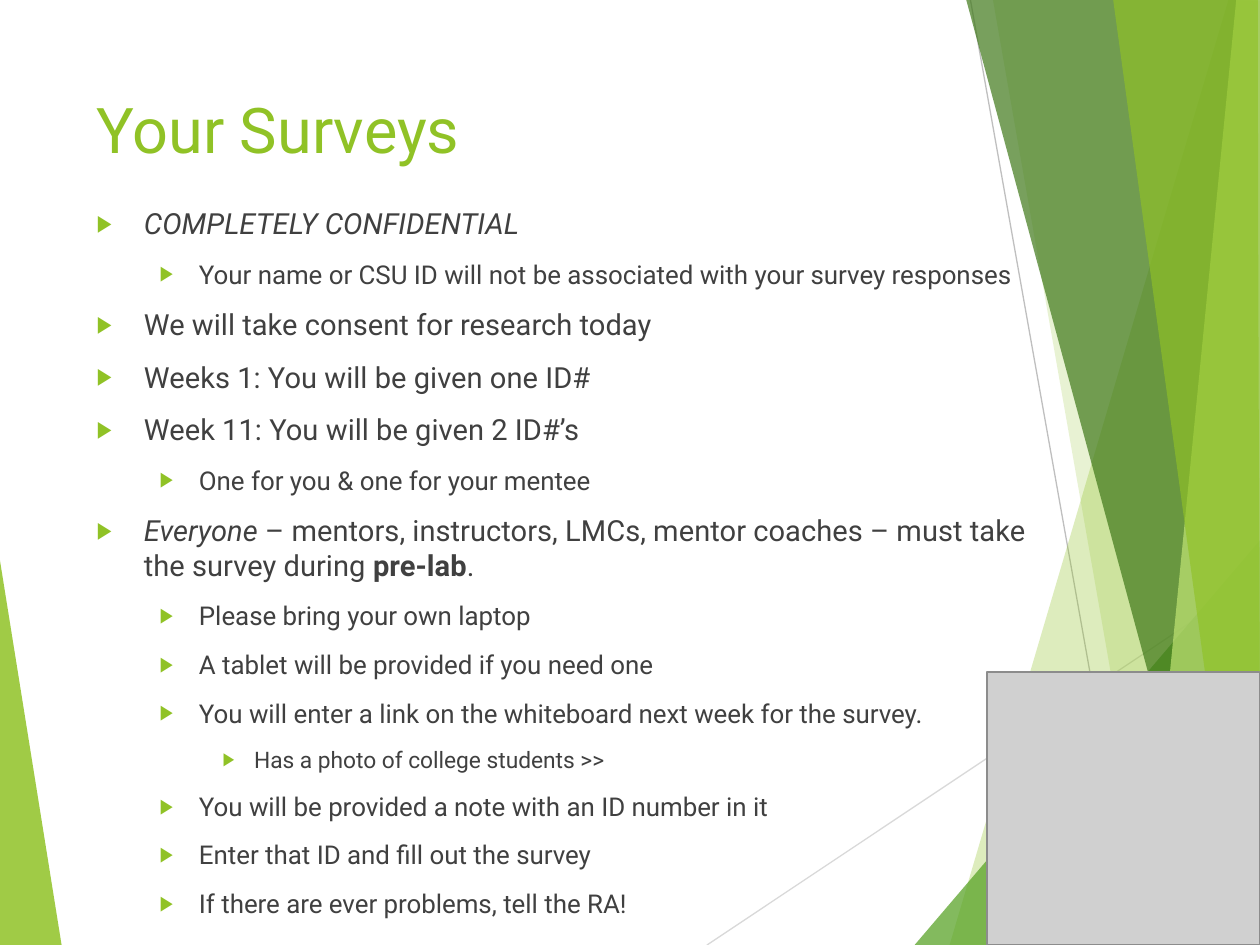
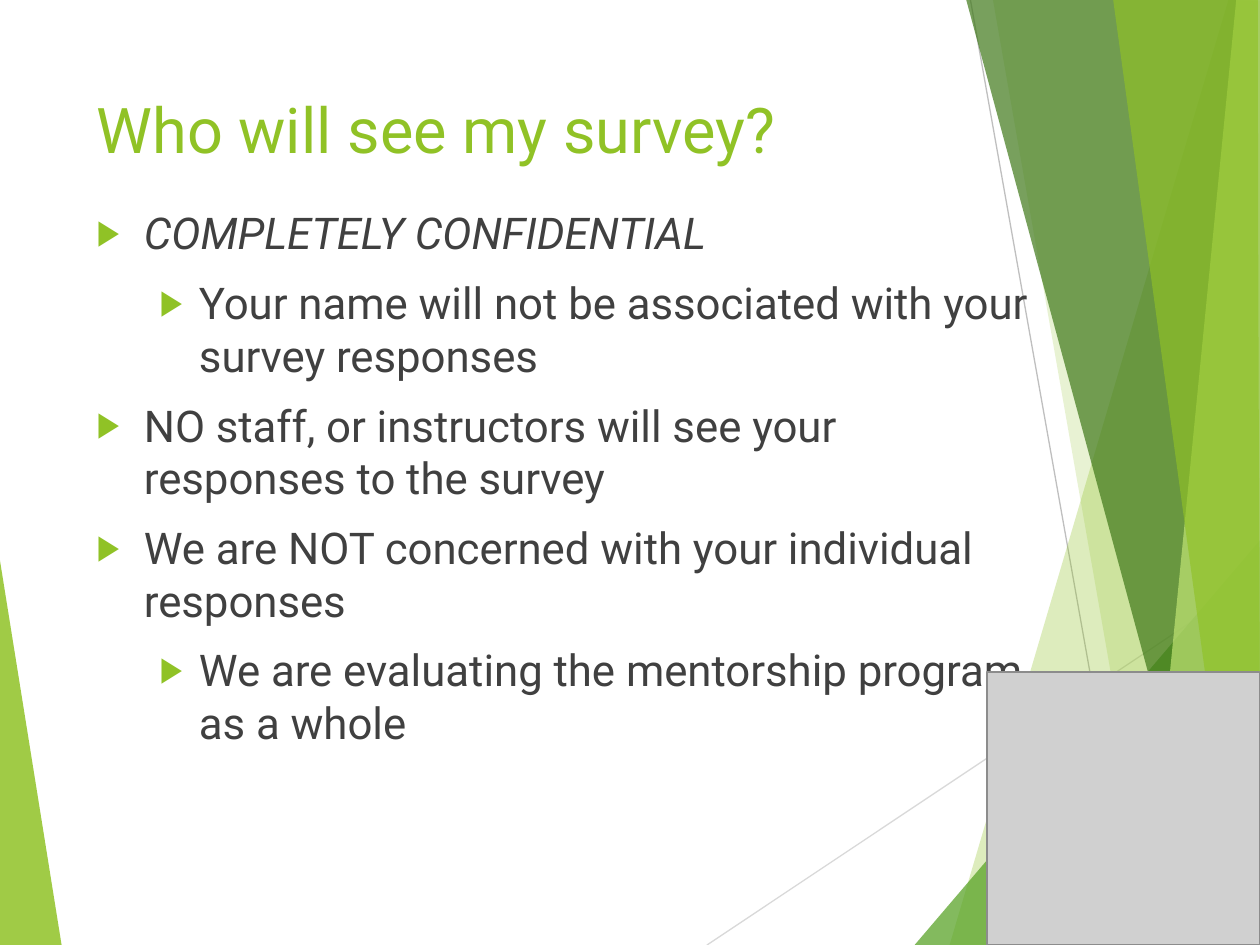
Before and after one commit to ndyetz/Campus_Connections, a slide deck: slide 4 of Other/Research presentation for mentors.pptx (slide 7 before the commit). Drawn at 1260x945 pixels with LibreOffice and Linux fonts; fonts in the diff are those of the drawing; grey boxes stand for pictures. Boxes give left, top, right and bottom in pixels: in the first picture for what was removed or moved away, otherwise in the second. Text is boxed around its words. In the diff, an @@ line names an element or a change of style, - is before the commit and + after.

```diff
--- a/Other/Research presentation for mentors.pptx
+++ b/Other/Research presentation for mentors.pptx
@@ title at box(97, 105, 775, 167): text changed @@
-Your Surveys
+Who will see my survey?
@@ text at box(144, 217, 706, 250): size 16.6 to 25 pt in "COMPLETELY CONFIDENTIAL" @@
@@ text at box(144, 279, 1027, 740): text changed; size 14.8 to 25 pt @@
-  ▶ Your name or CSU ID will not be associated with your survey responses
-▶ We will take consent for research today
-▶ Weeks 1: You will be given one ID#
-▶ Week 11: You will be given 2 ID#’s
-  ▶ One for you & one for your mentee
-▶ Everyone – mentors, instructors, LMCs, mentor coaches – must take the survey during pre-lab.
-  ▶ Please bring your own laptop
-  ▶ A tablet will be provided if you need one
-  ▶ You will enter a link on the whiteboard next week for the survey.
-    ▶ Has a photo of college students >>
-  ▶ You will be provided a note with an ID number in it
-  ▶ Enter that ID and fill out the survey
-  ▶ If there are ever problems, tell the RA!
+  ▶ Your name will not be associated with your survey responses
+▶ NO staff, or instructors will see your responses to the survey
+▶ We are NOT concerned with your individual responses
+  ▶ We are evaluating the mentorship program as a whole
```
Also in this commit, not shown: 2 other slides changed, 1 slide added, 1 slide removed, 5 other files.
